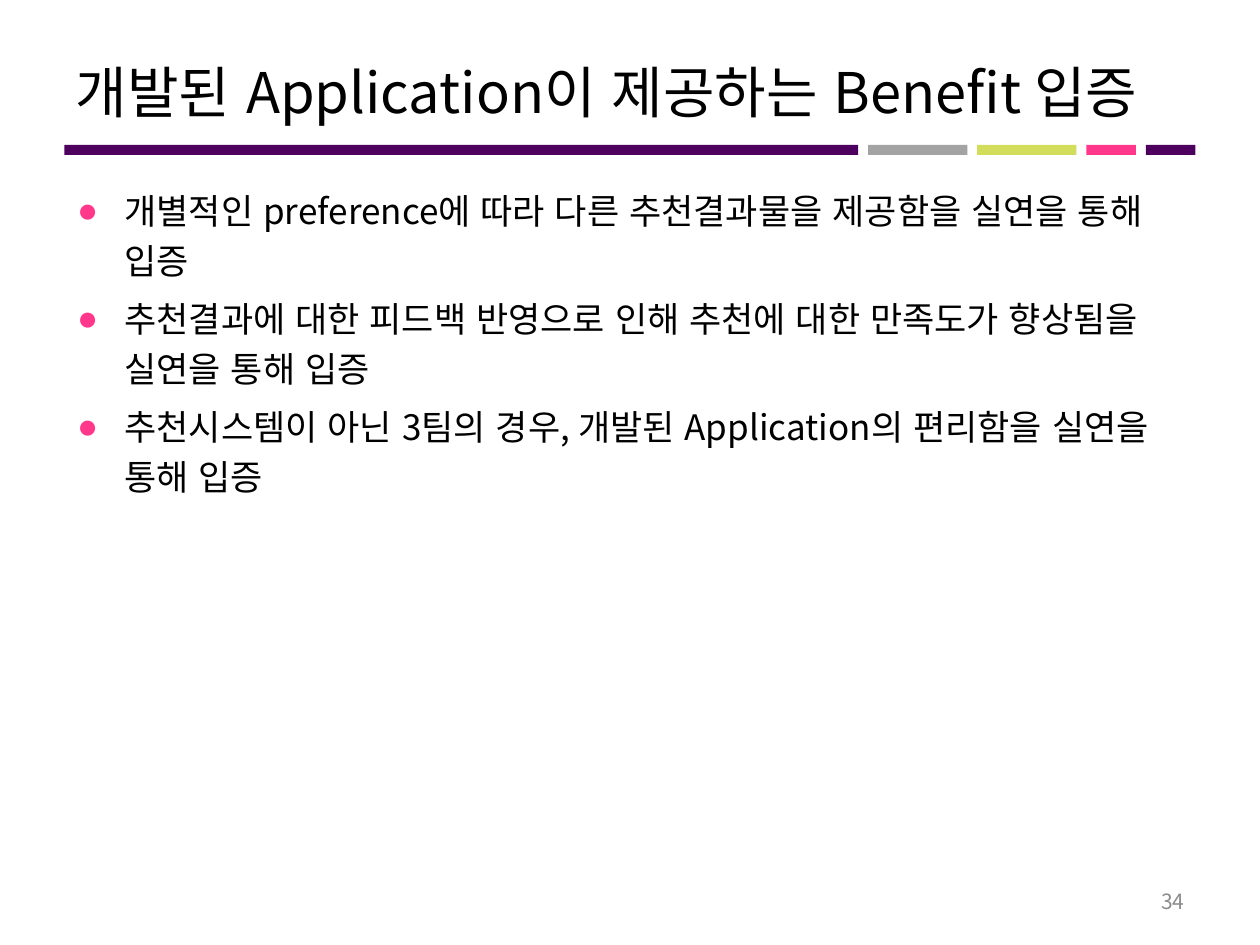
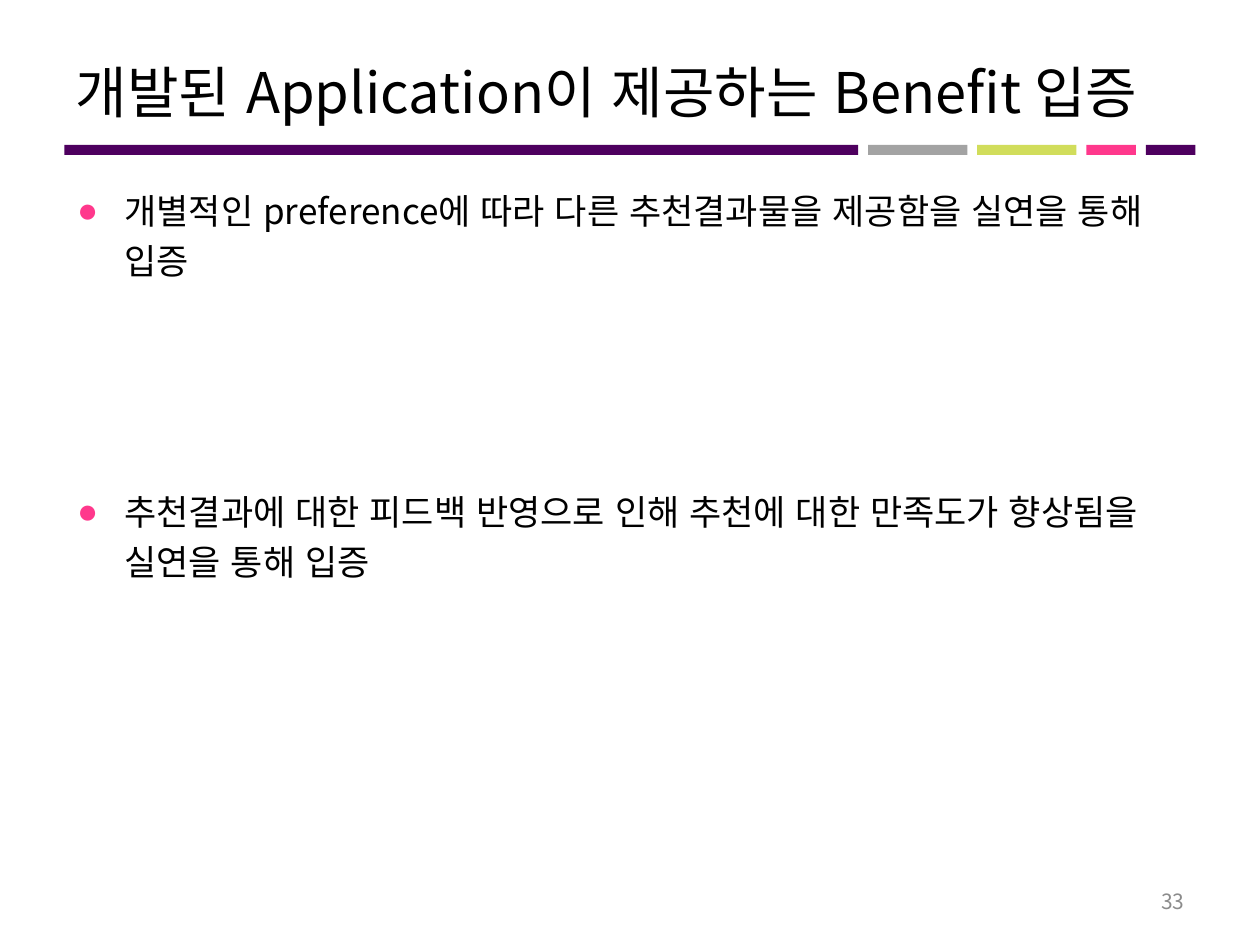
Before and after one commit to roeniss/TripPicker, a slide deck: slide 33 of 관리산출물/프로젝트_최종결과보고서/1팀_최종결과보고서.pptx (slide 34 before the commit). Drawn at 1260x945 pixels with LibreOffice and Linux fonts; fonts in the diff are those of the drawing. Boxes give left, top, right and bottom in pixels: in the first picture for what was removed or moved away, otherwise in the second. Text is boxed around its words. In the diff, an @@ line names an element or a change of style, - is before the commit and + after.

```diff
--- a/관리산출물/프로젝트_최종결과보고서/1팀_최종결과보고서.pptx
+++ b/관리산출물/프로젝트_최종결과보고서/1팀_최종결과보고서.pptx
@@ text at box(124, 410, 1149, 493): paragraph removed @@
-● 추천시스템이 아닌 3팀의 경우, 개발된 Application의 편리함을 실연을 통해 입증
@@ page number at box(1161, 893, 1184, 909): text changed @@
-34
+33
```
Also in this commit, not shown: 3 other slides changed, 1 slide removed, 1 other file.
